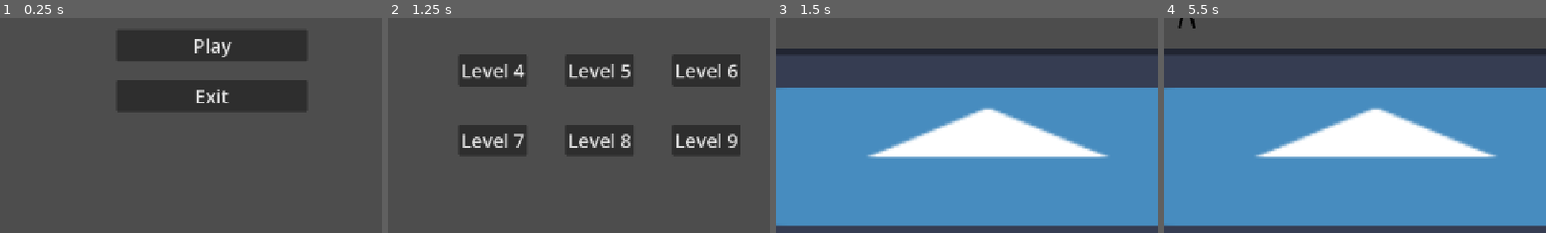
Above: before the commit, frames 1-4 (left to right).
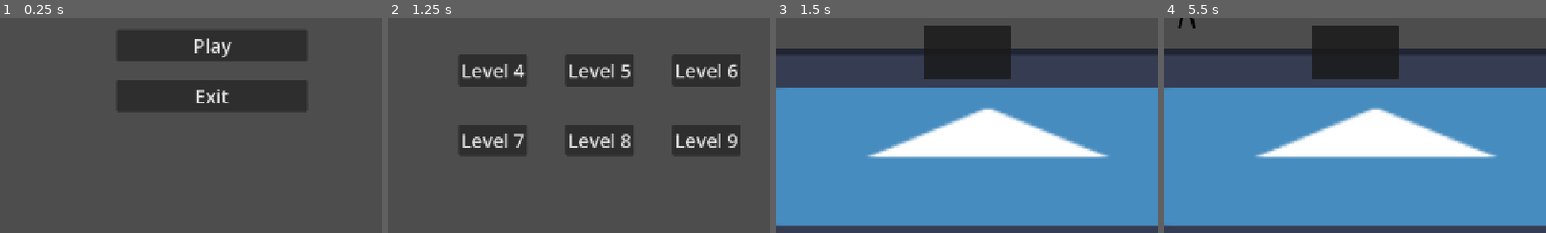
Above: after the commit, the same moments.

Repository: MalcolmSutcliffe/ggj-2026-algonquin-gcc
Game: Godot game, scene res://main.tscn
The game is run twice, just before and just after one commit, with the same random seed, the same clock (stepped at 60 frames per second) and the same inputs. The engine's default icon, where the game draws it, is replaced by a stand-in: a white triangle on a blue panel in a dark square.
Inputs (mouse positions are % of the whole screen's width and height, from its top left):
- Up to frame 1 (0.25 s): no input
- Up to frame 2 (1.25 s): click "Play" at 0.5 s
- Up to frame 3 (1.5 s): click "Level 1" at 1.25 s
- Up to frame 4 (5.5 s): tap Enter at 2 s; move the mouse to (72, 45) at 2.02 s; press the mouse at (72, 45) at 2.03 s; hold D (move_right) 2.03-3.53 s; tap W (jump) at 2.27, 3.02, 4.52, 5.27 s; move the mouse to (30, 55) at 2.77 s; release the mouse at (30, 55) at 2.78 s; click (30, 55) at 2.85 s; move the mouse to (60, 28) at 3.52 s; press the mouse at (60, 28) at 3.53 s; hold A (move_left) 3.53-4.28 s; move the mouse to (45, 70) at 4.27 s; release the mouse at (45, 70) at 4.28 s; hold D (move_right) from 4.28 s (still down); click (45, 70) at 4.35 s; move the mouse to (80, 65) at 5.02 s; press the mouse at (80, 65) at 5.03 s
The pictures show only the part of the screen within x 22-72%, y 44-94%; the shares and areas given below are measured in that part.

Frames 1-2 are identical in both runs. In frame 3, 5.1% of the frame differs, in the area x 38-62%, y 3-29%; in frame 4, 5.1%.

Commit message:
added top detectors, cleaned up code,
also added support for multiple windows in a scene

Diff:
--- /dev/null
+++ b/ggj-2026-acgcc/detectMouse.gd
@@ -0,0 +1,16 @@
+class_name detectMouse extends Control
+
+var mouse_is_over : bool = false
+
+func _ready():
+	connect("mouse_entered", Callable(self, "_on_mouse_entered"))
+	connect("mouse_exited", Callable(self, "_on_mouse_exited"))
+
+func _on_mouse_entered():
+	mouse_is_over = true
+
+func _on_mouse_exited():
+	mouse_is_over = false
+
+func get_is_mouse_over() -> bool:
+	return mouse_is_over
--- a/ggj-2026-acgcc/levels/level_1.tscn
+++ b/ggj-2026-acgcc/levels/level_1.tscn
@@ -22,4 +22,6 @@
 scale = Vector2(10, 2.75)
 texture = ExtResource("1_vn7o3")
 
-[node name="Control" parent="." unique_id=1140407647 instance=ExtResource("2_jirdo")]
+[node name="Window" parent="." unique_id=1140407647 instance=ExtResource("2_jirdo")]
+
+[node name="Window2" parent="." unique_id=2077473668 instance=ExtResource("2_jirdo")]
--- a/ggj-2026-acgcc/window_manager.gd
+++ b/ggj-2026-acgcc/window_manager.gd
@@ -10,46 +10,96 @@
 
 @export var HitBox : CollisionShape2D
 @export var CanBeResized := true
-@export var GrabThreshold := 12
-@export var ResizeThreshold := 6
+
+@export var moverTop : detectMouse
+@export var resizerTop : detectMouse
+@export var resizerLeft : detectMouse
+@export var resizerRight : detectMouse
+@export var resizerBottom : detectMouse
+@export var resizerBottomLeft : detectMouse
+@export var resizerBottomRight : detectMouse
+@export var resizerTopLeft : detectMouse
+@export var resizerTopRight : detectMouse
+
+func _ready():
+	pass
 
 func _input(event):
 	# make sure event is mouse event
 	if not event is InputEventMouse:
 		return
+
 	if Input.is_action_just_pressed("LeftMouseDown"):
-		var rect = get_global_rect()
-		var localMousePos = event.position - get_global_position()
-		if abs(localMousePos.y) < GrabThreshold:
+		if moverTop.get_is_mouse_over():
 			start = event.position
 			initialPosition = get_global_position()
 			isMoving = true
-		else:
-			if abs(localMousePos.x - rect.size.x) < ResizeThreshold:
-				start.x = event.position.x
-				initialSize.x = get_size().x
-				resizeX = true
-				isResizing = true
 
-			if abs(localMousePos.y - rect.size.y) < ResizeThreshold:
-				start.y = event.position.y
-				initialSize.y = get_size().y
-				resizeY = true
-				isResizing = true
+		elif resizerTop.get_is_mouse_over():
+			start.y = event.position.y
+			initialPosition.y = get_global_position().y
+			initialSize.y = get_size().y
+			isResizing = true
+			resizeY = true
 
-			if localMousePos.x < ResizeThreshold &&  localMousePos.x > -ResizeThreshold:
-				start.x = event.position.x
-				initialPosition.x = get_global_position().x
-				initialSize.x = get_size().x
-				isResizing = true
-				resizeX = true
+		elif resizerRight.get_is_mouse_over():
+			start.x = event.position.x
+			initialSize.x = get_size().x
+			resizeX = true
+			isResizing = true
 
-			if localMousePos.y < ResizeThreshold &&  localMousePos.y > -ResizeThreshold:
-				start.y = event.position.y
-				initialPosition.y = get_global_position().y
-				initialSize.y = get_size().y
-				isResizing = true
-				resizeY = true
+		elif resizerLeft.get_is_mouse_over():
+			start.x = event.position.x
+			initialPosition.x = get_global_position().x
+			initialSize.x = get_size().x
+			isResizing = true
+			resizeX = true
+
+		elif resizerBottom.get_is_mouse_over():
+			start.y = event.position.y
+			initialSize.y = get_size().y
+			resizeY = true
+			isResizing = true
+
+		elif resizerBottomRight.get_is_mouse_over():
+			start.x = event.position.x
+			start.y = event.position.y
+			initialSize.x = get_size().x
+			initialSize.y = get_size().y
+			isResizing = true
+			resizeY = true
+			resizeX = true
+
+		elif resizerBottomLeft.get_is_mouse_over():
+			start.x = event.position.x
+			start.y = event.position.y
+			initialPosition.x = get_global_position().x
+			initialSize.x = get_size().x
+			initialSize.y = get_size().y
+			isResizing = true
+			resizeY = true
+			resizeX = true
+
+		elif resizerTopLeft.get_is_mouse_over():
+			start.x = event.position.x
+			start.y = event.position.y
+			initialPosition.x = get_global_position().x
+			initialPosition.y = get_global_position().y
+			initialSize.x = get_size().x
+			initialSize.y = get_size().y
+			isResizing = true
+			resizeY = true
+			resizeX = true
+
+		elif resizerTopRight.get_is_mouse_over():
+			start.x = event.position.x
+			start.y = event.position.y
+			initialPosition.y = get_global_position().y
+			initialSize.x = get_size().x
+			initialSize.y = get_size().y
+			isResizing = true
+			resizeY = true
+			resizeX = true
 
 	if Input.is_action_pressed("LeftMouseDown"):
 		if isMoving:
@@ -73,8 +123,8 @@
 				set_position(Vector2(get_position().x, initialPosition.y - (newHeight - initialSize.y)))
 
 			set_size(Vector2(newWidith, newHeight))
+			var rect = get_global_rect()
 			HitBox.shape.size = Vector2(newWidith, newHeight)
-			var rect = get_global_rect()
 			HitBox.position = rect.size/2
 
 
--- a/ggj-2026-acgcc/windows.tscn
+++ b/ggj-2026-acgcc/windows.tscn
@@ -1,11 +1,13 @@
 [gd_scene format=3 uid="uid://yp5wj0qi5iwf"]
 
 [ext_resource type="Script" uid="uid://ccakqd340a13c" path="res://window_manager.gd" id="1_22j4m"]
+[ext_resource type="Script" uid="uid://g8rcyjxeupny" path="res://detectMouse.gd" id="2_dkob1"]
 
 [sub_resource type="RectangleShape2D" id="RectangleShape2D_22j4m"]
+resource_local_to_scene = true
 size = Vector2(146, 91)
 
-[node name="Control" type="Control" unique_id=1140407647]
+[node name="Window" type="Control" unique_id=1140407647]
 layout_mode = 3
 anchors_preset = 15
 anchor_right = 1.0
@@ -14,7 +16,7 @@
 grow_vertical = 2
 mouse_filter = 2
 
-[node name="WindowBase" type="Control" parent="." unique_id=1926133308 node_paths=PackedStringArray("HitBox")]
+[node name="WindowBase" type="Control" parent="." unique_id=1926133308 node_paths=PackedStringArray("HitBox", "moverTop", "resizerTop", "resizerLeft", "resizerRight", "resizerBottom", "resizerBottomLeft", "resizerBottomRight", "resizerTopLeft", "resizerTopRight")]
 anchors_preset = 0
 offset_left = 532.0
 offset_top = 329.0
@@ -22,6 +24,45 @@
 offset_bottom = 419.0
 script = ExtResource("1_22j4m")
 HitBox = NodePath("StaticBody2D/CollisionShape2D")
+moverTop = NodePath("Mover")
+resizerTop = NodePath("ResizerTop")
+resizerLeft = NodePath("ResizerLeft")
+resizerRight = NodePath("ResizerRight")
+resizerBottom = NodePath("ResizerBottom")
+resizerBottomLeft = NodePath("ResizerBottomLeft")
+resizerBottomRight = NodePath("ResizerBottomRight")
+resizerTopLeft = NodePath("ResizerTopLeft")
+resizerTopRight = NodePath("ResizerTopRight")
+
+[node name="Panel" type="Panel" parent="WindowBase" unique_id=1714372719]
+layout_mode = 1
+anchors_preset = 15
+anchor_right = 1.0
+anchor_bottom = 1.0
+grow_horizontal = 2
+grow_vertical = 2
+
+[node name="Mover" type="Control" parent="WindowBase" unique_id=311977752]
+layout_mode = 1
+anchors_preset = 10
+anchor_right = 1.0
+offset_top = 2.0
+offset_bottom = 14.0
+grow_horizontal = 2
+mouse_default_cursor_shape = 6
+script = ExtResource("2_dkob1")
+
+[node name="ResizerTop" type="Control" parent="WindowBase" unique_id=1756312116]
+layout_mode = 1
+anchors_preset = 10
+anchor_right = 1.0
+offset_left = 5.0
+offset_top = -11.0
+offset_right = -4.0
+offset_bottom = 4.0
+grow_horizontal = 2
+mouse_default_cursor_shape = 9
+script = ExtResource("2_dkob1")
 
 [node name="ResizerLeft" type="Control" parent="WindowBase" unique_id=1875489332]
 layout_mode = 1
@@ -33,6 +74,7 @@
 offset_bottom = -4.0
 grow_vertical = 2
 mouse_default_cursor_shape = 10
+script = ExtResource("2_dkob1")
 
 [node name="ResizerRight" type="Control" parent="WindowBase" unique_id=374381187]
 layout_mode = 1
@@ -47,17 +89,7 @@
 grow_horizontal = 0
 grow_vertical = 2
 mouse_default_cursor_shape = 10
-
-[node name="ResizerTop" type="Control" parent="WindowBase" unique_id=1756312116]
-layout_mode = 1
-anchors_preset = 10
-anchor_right = 1.0
-offset_left = 5.0
-offset_top = -11.0
-offset_right = -4.0
-offset_bottom = 10.0
-grow_horizontal = 2
-mouse_default_cursor_shape = 6
+script = ExtResource("2_dkob1")
 
 [node name="ResizerBottom" type="Control" parent="WindowBase" unique_id=1041928627]
 layout_mode = 1
@@ -72,6 +104,7 @@
 grow_horizontal = 2
 grow_vertical = 0
 mouse_default_cursor_shape = 9
+script = ExtResource("2_dkob1")
 
 [node name="ResizerBottomLeft" type="Control" parent="WindowBase" unique_id=186326228]
 layout_mode = 1
@@ -84,6 +117,30 @@
 offset_bottom = 6.0
 grow_vertical = 0
 mouse_default_cursor_shape = 11
+script = ExtResource("2_dkob1")
+
+[node name="ResizerTopLeft" type="Control" parent="WindowBase" unique_id=1730890412]
+layout_mode = 1
+anchors_preset = 0
+offset_left = -11.0
+offset_top = -10.0
+offset_right = 2.0
+offset_bottom = 2.0
+mouse_default_cursor_shape = 12
+script = ExtResource("2_dkob1")
+
+[node name="ResizerTopRight" type="Control" parent="WindowBase" unique_id=1162596906]
+layout_mode = 1
+anchors_preset = 1
+anchor_left = 1.0
+anchor_right = 1.0
+offset_left = -2.0
+offset_top = -12.0
+offset_right = 11.0
+offset_bottom = 2.0
+grow_horizontal = 0
+mouse_default_cursor_shape = 11
+script = ExtResource("2_dkob1")
 
 [node name="ResizerBottomRight" type="Control" parent="WindowBase" unique_id=1962939054]
 layout_mode = 1
@@ -99,6 +156,7 @@
 grow_horizontal = 0
 grow_vertical = 0
 mouse_default_cursor_shape = 12
+script = ExtResource("2_dkob1")
 
 [node name="StaticBody2D" type="StaticBody2D" parent="WindowBase" unique_id=683165134]
 
Not shown, added: ggj-2026-acgcc/detectMouse.gd.uid
